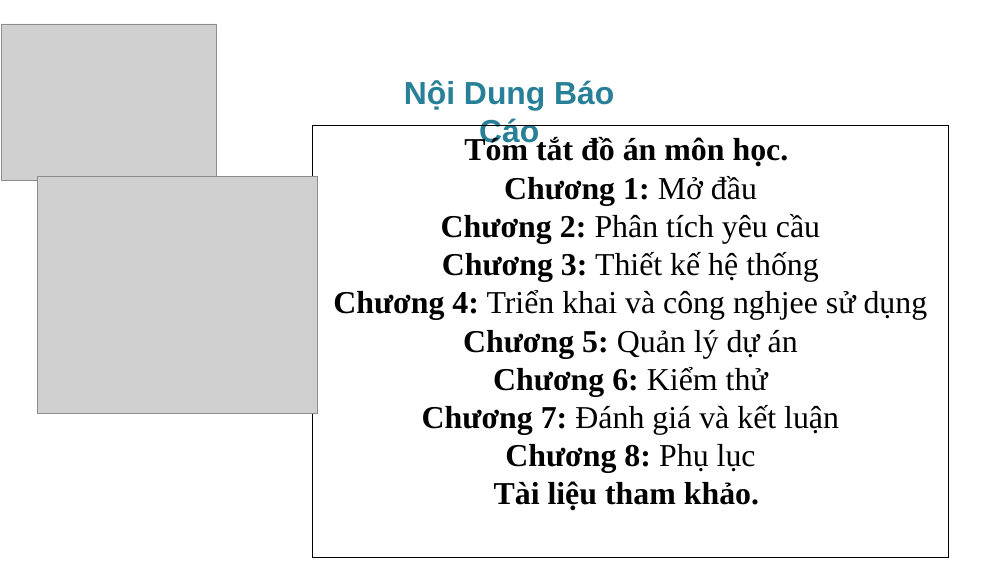
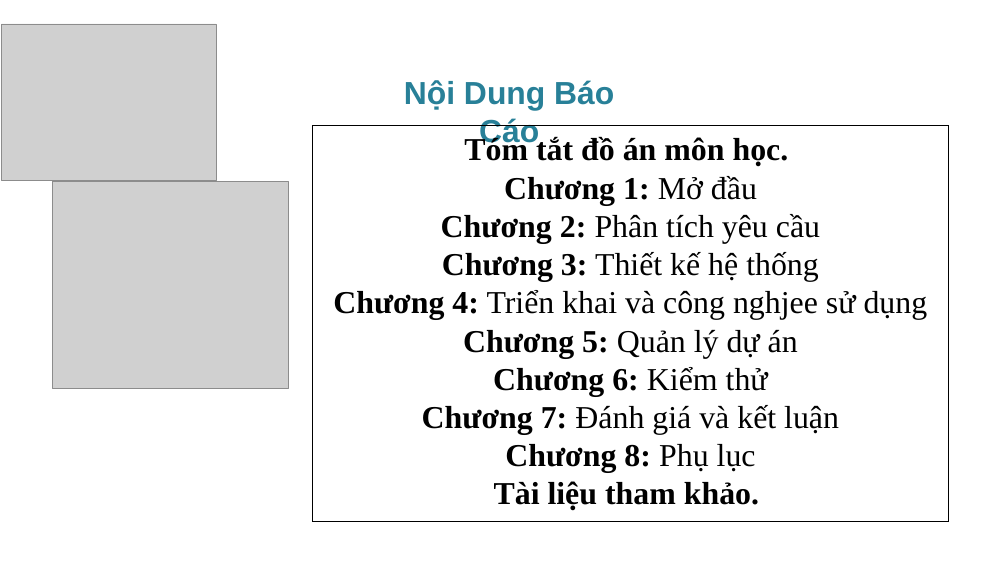
Before and after one commit to KyThuatTVU/DuAn-WebSiteNhaHang, a slide deck: slide 2 of BaoCaoKTM_NhomTripleCode/SlideBaoCaoKetThucMon_Nhom01.pptx. Drawn at 1008x567 pixels with LibreOffice and Linux fonts; fonts in the diff are those of the drawing; grey boxes stand for pictures; background and template pictures are left out. Boxes give left, top, right and bottom in pixels: in the first picture for what was removed or moved away, otherwise in the second. Text is boxed around its words. In the diff, an @@ line names an element or a change of style, - is before the commit and + after.

```diff
--- a/BaoCaoKTM_NhomTripleCode/SlideBaoCaoKetThucMon_Nhom01.pptx
+++ b/BaoCaoKTM_NhomTripleCode/SlideBaoCaoKetThucMon_Nhom01.pptx
@@ rectangle "Tóm tắt đồ án môn ...": place and size @@
-rectangle "Tóm tắt đồ án môn ..." at box(312, 125, 949, 557)
+rectangle "Tóm tắt đồ án môn ..." at box(312, 125, 949, 522)
@@ picture: place and size @@
-picture at box(37, 176, 318, 414)
+picture at box(52, 182, 288, 389)
```
Also in this commit, not shown: 1 other slide changed, 7 other files.
